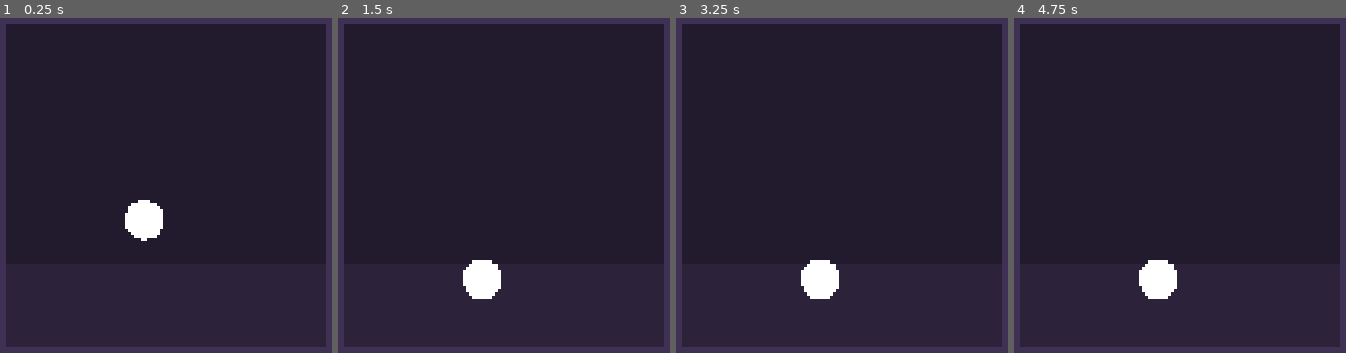
Above: before the commit, frames 1-4 (left to right).
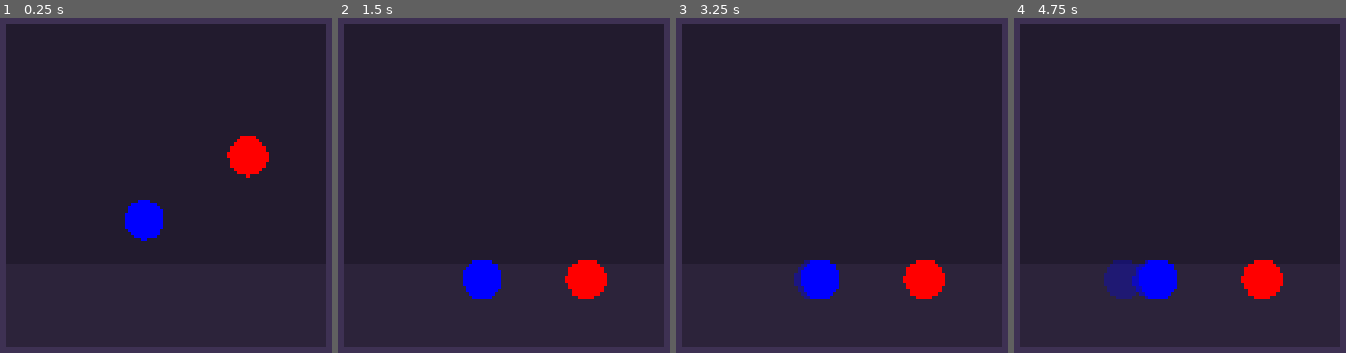
Above: after the commit, the same moments.

Repository: Z53-INCOMING/circular-present
Game: Godot game, scene res://world.tscn
Two runs of this game, one before a commit and one after it. Both use one fixed random seed, a clock stepped at 60 frames per second and the inputs below.
Inputs (mouse positions are in pixels of both pictures, inside the frame that each line leads up to):
- Up to frame 1 (0.25 s): no input
- Up to frame 2 (1.5 s): move the mouse to (outside the picture) at 0.52 s; hold Up (ui_up) 0.53-1.28 s; click (outside the picture) at 0.67 s; tap Enter at 1.25 s; move the mouse to (344, 208) at 1.27 s; hold Down (ui_down) from 1.28 s (still down); click (344, 208) at 1.42 s
- Up to frame 3 (3.25 s): tap Space at 2 s; move the mouse to (921, 85) at 2.02 s; release Down (ui_down) at 2.03 s; hold Up (ui_up) from 2.03 s (still down); click (921, 85) at 2.17 s; tap Enter at 2.75 s; move the mouse to (802, 275) at 2.77 s; click (802, 275) at 2.92 s
- Up to frame 4 (4.75 s): tap Space at 3.5 s; move the mouse to (outside the picture) at 3.52 s; release Up (ui_up) at 3.53 s; hold Down (ui_down) from 3.53 s (still down); click (outside the picture) at 3.67 s; move the mouse to (outside the picture) at 4.27 s; click (outside the picture) at 4.42 s

The runs differ from the first frame. In frame 1, 2.2% of the frame differs, in the area x 37-82%, y 35-67%; in frame 2, 2.3%; in frame 3, 2.5%; in frame 4, 3.4%, in the area x 27-82%, y 72-84%.

Commit message:
the rest of the physics

Diff:
--- /dev/null
+++ b/circle.gd
@@ -0,0 +1,6 @@
+extends RigidBody2D
+
+var color := Color.WHITE
+
+func _ready():
+	$Visual.color = color
--- a/circle.tscn
+++ b/circle.tscn
@@ -1,4 +1,6 @@
-[gd_scene load_steps=3 format=3 uid="uid://qn2fskulf78x"]
+[gd_scene load_steps=4 format=3 uid="uid://qn2fskulf78x"]
+
+[ext_resource type="Script" uid="uid://dg7ui04v6s7tj" path="res://circle.gd" id="1_ot13w"]
 
 [sub_resource type="PhysicsMaterial" id="PhysicsMaterial_ynql5"]
 friction = 0.83
@@ -9,6 +11,7 @@
 
 [node name="Circle" type="RigidBody2D"]
 physics_material_override = SubResource("PhysicsMaterial_ynql5")
+script = ExtResource("1_ot13w")
 
 [node name="Collider" type="CollisionShape2D" parent="."]
 shape = SubResource("CircleShape2D_amgc1")
--- a/circular_present_object.gd
+++ b/circular_present_object.gd
@@ -2,13 +2,76 @@
 
 @onready var circular_object_scene := preload("res://circle.tscn")
 
+@export var color: Color = Color.WHITE
+
+var present_resolution := 1
+
+var present_radius := INF
+
+var time_stiffness := 1.0
+
+var selected := -1
+
 func _ready():
-	var resolution: int = get_parent().present_resolution
+	present_resolution = get_parent().present_resolution
+	present_radius = get_parent().present_radius
+	time_stiffness = get_parent().time_stiffness
 
-	for i in resolution:
+	for i in present_resolution:
 		var circular_object: RigidBody2D = circular_object_scene.instantiate()
 		circular_object.collision_layer = int(pow(2.0, i))
 		circular_object.collision_mask = int(pow(2.0, i))
 
+		circular_object.color = color
+
 		add_child(circular_object)
-		#circular_object.position = Vector2.ZERO
+
+func _process(delta):
+	var camera_u: float = get_parent().camera_u
+
+	var distance_between_present_objects := (present_radius * TAU) / present_resolution
+
+	for i in present_resolution:
+		# Index and getting stuff
+		var previous_index := present_resolution - 1 if i == 0 else i - 1
+		var next_index := 0 if i == present_resolution - 1 else i + 1
+
+		var previous: RigidBody2D = get_child(previous_index)
+		var next: RigidBody2D = get_child(next_index)
+		var current: RigidBody2D = get_child(i)
+
+		# Calculate the distance in S1xE2
+		var previous_distance := Vector3(previous.global_position.x, previous.global_position.y, 0.0).distance_to(
+			Vector3(current.global_position.x, current.global_position.y, distance_between_present_objects)
+		)
+
+		var next_distance := Vector3(next.global_position.x, next.global_position.y, 0.0).distance_to(
+			Vector3(current.global_position.x, current.global_position.y, distance_between_present_objects)
+		)
+
+		# Subtract the distance from the desired distance and get the normalized vector pointing from the current object towards the target
+		# This is how springs work I think
+		var previous_force := (previous.global_position - current.global_position).normalized() * (previous_distance - distance_between_present_objects)
+		var next_force := (next.global_position - current.global_position).normalized() * (next_distance - distance_between_present_objects)
+
+		current.apply_central_impulse((previous_force + next_force) * 0.5 * delta * time_stiffness)
+
+		# Fade out the object if it's far away on the u axis
+		current.modulate.a = pow(1.0 - absf(angle_difference((float(i) / float(present_resolution)) * TAU - PI, camera_u - PI) / PI), 2.0)
+
+	if selected != -1:
+		var closest_to_mouse = get_child(selected)
+
+		closest_to_mouse.apply_central_impulse((get_global_mouse_position() - closest_to_mouse.global_position) * 0.5)
+
+func _input(event):
+	if event is InputEventMouseButton:
+		if event.button_index == MOUSE_BUTTON_LEFT:
+			if event.pressed:
+				var camera_u_index := int((get_parent().camera_u / TAU) * present_resolution)
+				var closest_to_mouse = get_child(camera_u_index)
+
+				if get_global_mouse_position().distance_to(closest_to_mouse.global_position) < 64.0:
+					selected = camera_u_index
+			else:
+				selected = -1
--- a/world.gd
+++ b/world.gd
@@ -5,3 +5,15 @@
 
 ## Radius of the present circle, in pixels
 @export var present_radius := 512.0
+
+## Artificial multiplier to the force exerted on all bodies
+@export var time_stiffness := 1.0
+
+@export var camera_u := 0.0
+
+func _process(delta):
+	if Input.is_action_pressed("ui_up"):
+		camera_u += delta * 3.0
+	if Input.is_action_pressed("ui_down"):
+		camera_u -= delta * 3.0
+	camera_u = wrapf(camera_u, 0.0, TAU)
--- a/world.tscn
+++ b/world.tscn
@@ -16,6 +16,7 @@
 
 [node name="World" type="Node2D"]
 script = ExtResource("1_f3sb7")
+time_stiffness = 6.0
 
 [node name="Background" type="ColorRect" parent="."]
 offset_right = 2560.0
@@ -58,3 +59,8 @@
 
 [node name="CircularPresentObject" parent="." instance=ExtResource("2_fj7yv")]
 position = Vector2(1210, 686)
+color = Color(0, 0.00306129, 1, 1)
+
+[node name="CircularPresentObject2" parent="." instance=ExtResource("2_fj7yv")]
+position = Vector2(1542, 481)
+color = Color(1, 0, 0, 1)
Not shown, added: circle.gd.uid
